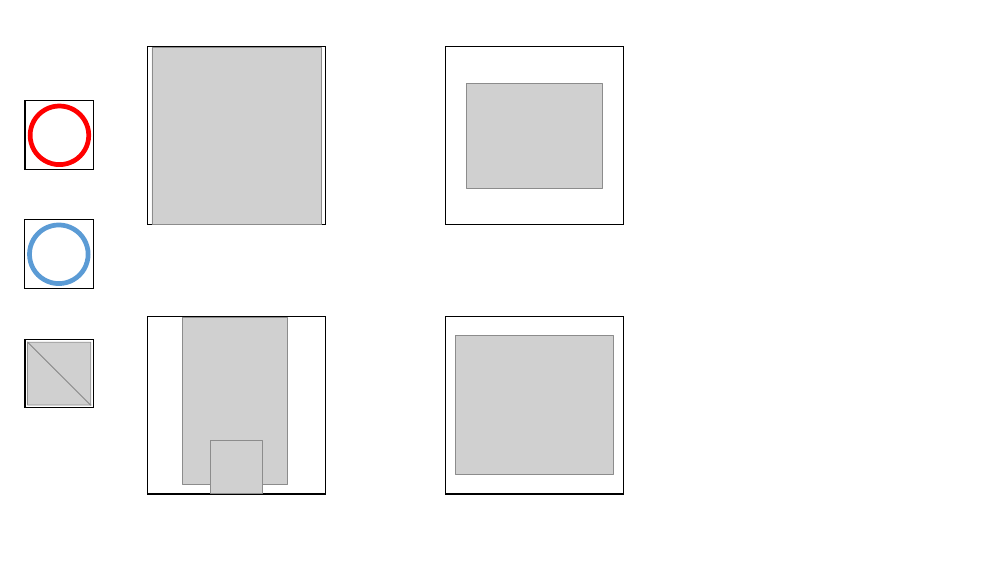
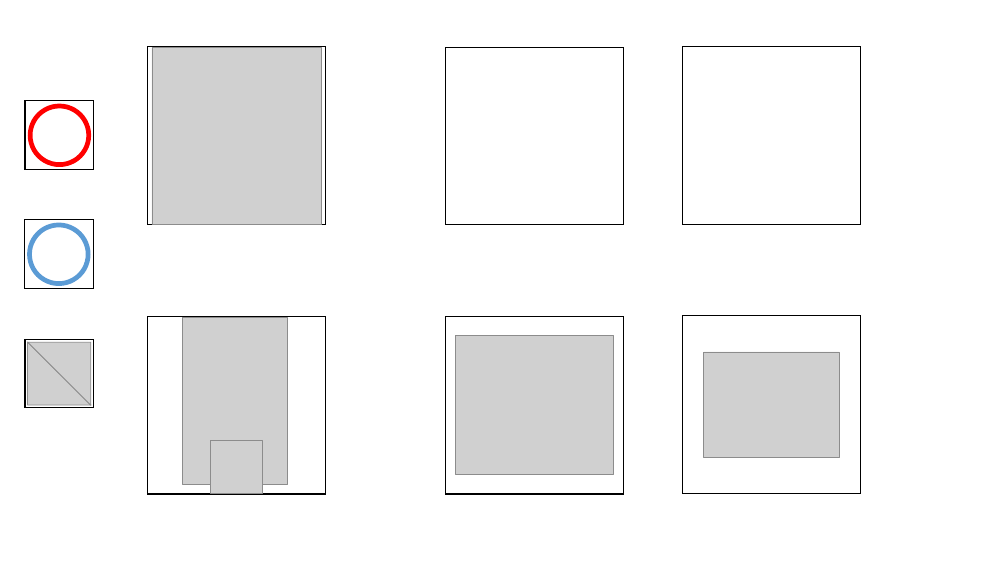
Before and after one commit to TT-3-14159265358979323846264338/defend_the_castle, a slide deck: slide 1 of default/filed parts.pptx. Drawn at 1008x567 pixels with LibreOffice and Linux fonts; fonts in the diff are those of the drawing; grey boxes stand for pictures. Boxes give left, top, right and bottom in pixels: in the first picture for what was removed or moved away, otherwise in the second. Text is boxed around its words. In the diff, an @@ line names an element or a change of style, - is before the commit and + after.

```diff
--- a/default/filed parts.pptx
+++ b/default/filed parts.pptx
@@ rectangle added at (x1=446, y1=47, x2=624, y2=225), fill #FFFFFF, outline #000000 1 pt @@
@@ rectangle added at (x1=683, y1=47, x2=861, y2=225), fill #FFFFFF, outline #000000 1 pt @@
@@ rectangle moved from (x1=445, y1=47, x2=623, y2=225) to (x1=683, y1=316, x2=861, y2=494) @@
@@ picture moved from (x1=467, y1=83, x2=602, y2=189) to (x1=704, y1=352, x2=839, y2=457) @@
```
Also in this commit, not shown: 1 slide added, 1 other file.
